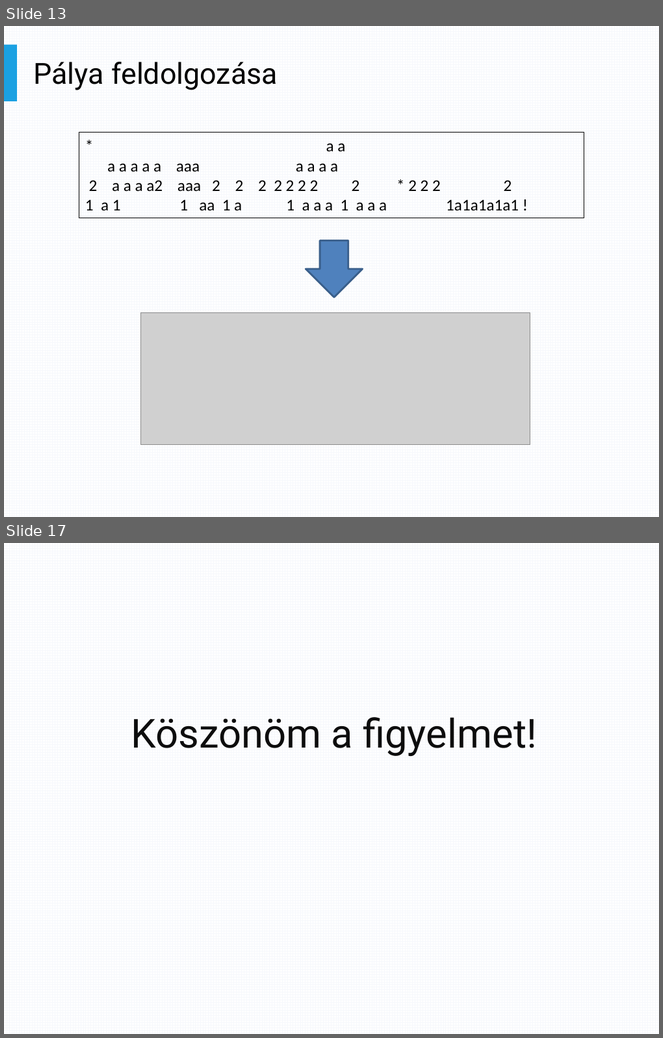
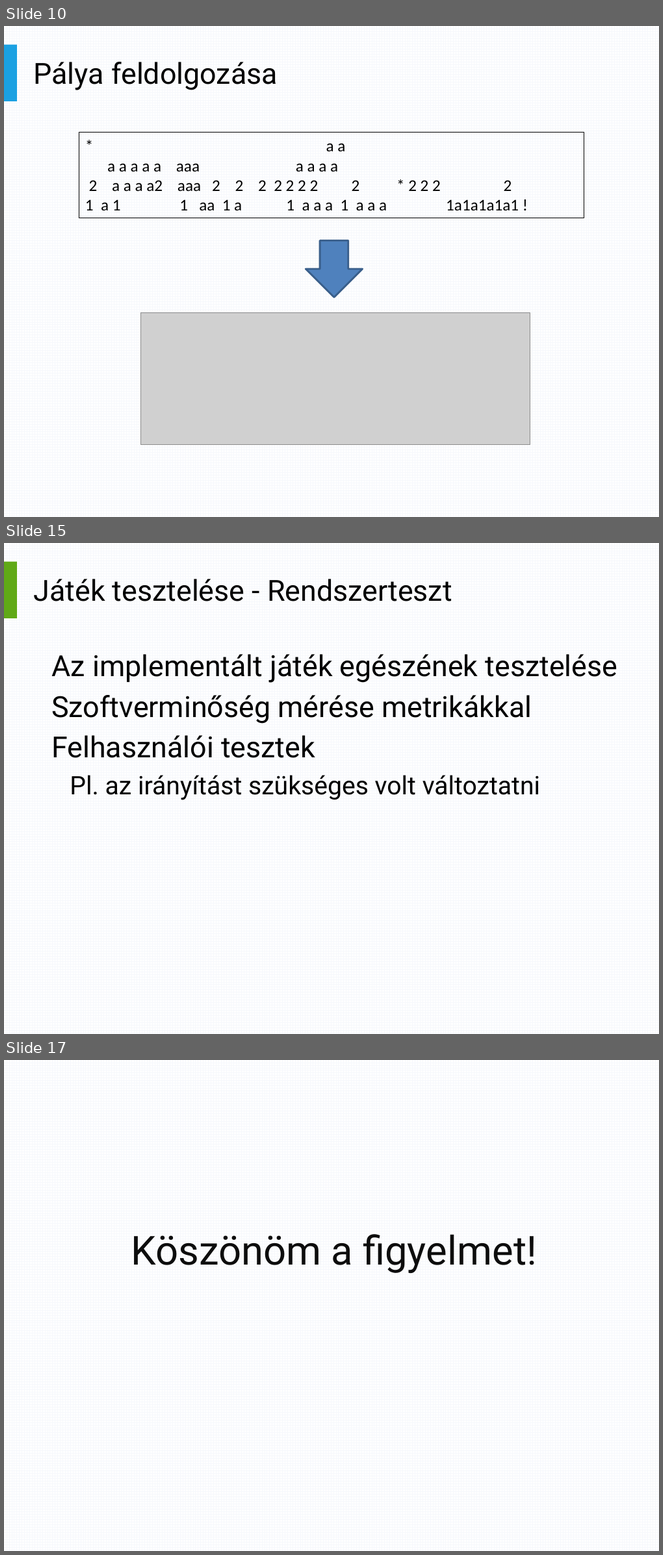
Before and after one commit to trnktms/ScarFly, a slide deck: ScarFly/Docs/Presentation.pptx. Shown one above the other, each under a label of ours: slides 13 and 17 before the commit, slides 10, 15 and 17 after it; the slides between them are not shown. The pictures are 663x1038 and 663x1555 pixels, drawn with LibreOffice and Linux fonts; fonts in the diff are those of the drawing; grey boxes stand for pictures. Boxes give left, top, right and bottom in pixels: in the first picture for what was removed or moved away, otherwise in the second. Text is boxed around its words. In the diff, an @@ line names an element or a change of style, - is before the commit and + after.

```diff
--- a/ScarFly/Docs/Presentation.pptx
+++ b/ScarFly/Docs/Presentation.pptx
@@ slide 15 added at (x1=4, y1=543, x2=659, y2=1034), background pattern #F6F8FC on #FFFFFF @@
@@ rectangle added at (x1=4, y1=562, x2=17, y2=619), fill #60A917 @@
@@ title added at (x1=34, y1=579, x2=452, y2=601), 32 pt, text #000000 @@
+Játék tesztelése - Rendszerteszt
@@ text added at (x1=51, y1=654, x2=618, y2=800), 32 pt, text #000000 @@
+Az implementált játék egészének tesztelése
+Szoftverminőség mérése metrikákkal
+Felhasználói tesztek
+  Pl. az irányítást szükséges volt változtatni
@@ what was slide 13 is now slide 10 @@
```
Also in this commit, not shown: 8 slides changed, 2 other slides added, 3 slides removed.
